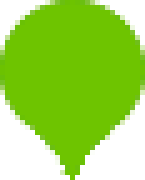
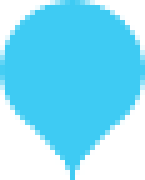
Layer changes from the first 145×180 image to the second:
removed layer "Layer #1" over [left=0, top=0, right=145, bottom=180]
added layer "lightblue" above "lightgreen" over [left=0, top=0, right=145, bottom=180]
